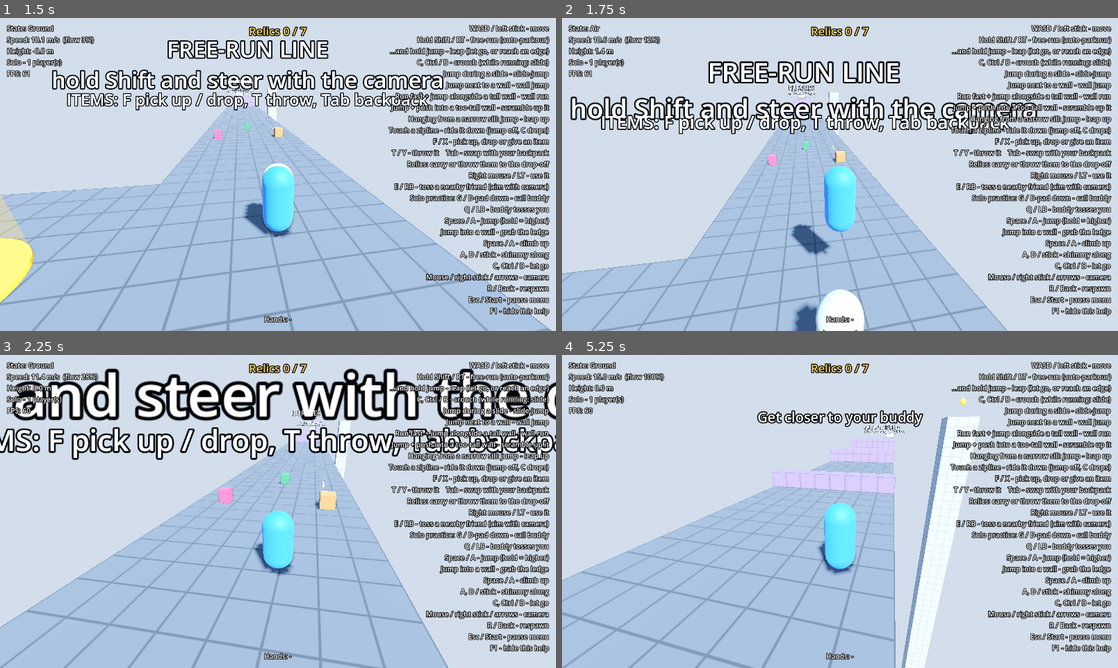
Above: before the commit, frames 1-4 (two rows, left to right).
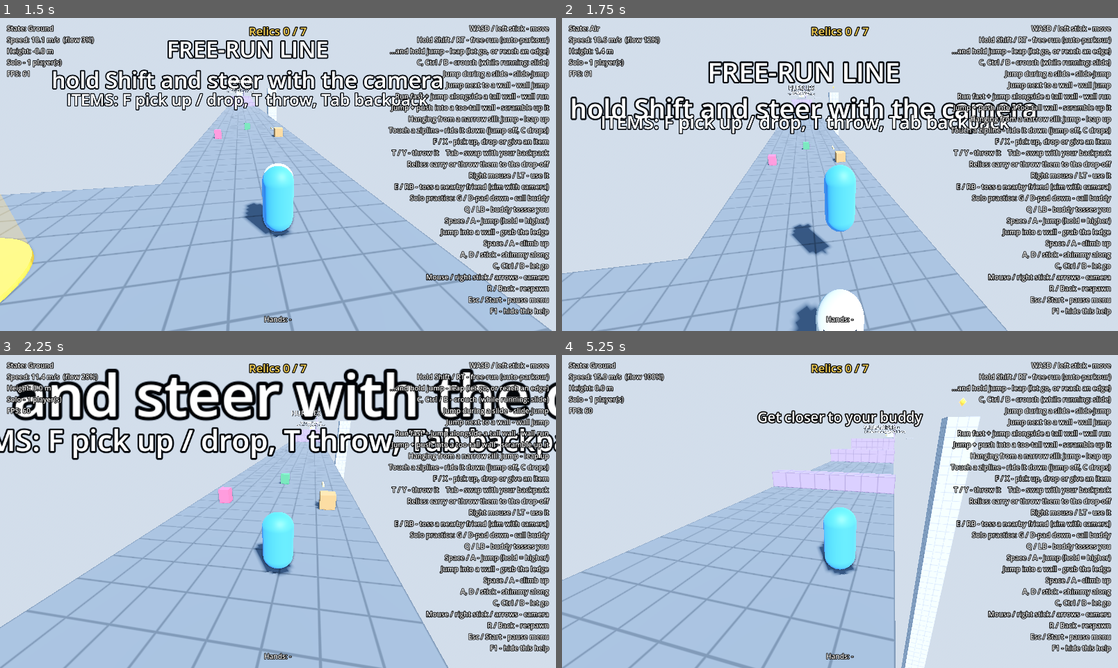
Above: after the commit, the same moments.

Repository: chitown08/ParkourFriends
Game: Godot game, scene res://game/main.tscn
The game is run twice, just before and just after one commit, with the same random seed, the same clock (stepped at 60 frames per second) and the same inputs.
Inputs (mouse positions are in pixels of both pictures, inside the frame that each line leads up to):
- Up to frame 1 (1.5 s): click "Play Solo" at 0.5 s; tap Enter at 1.25 s; move the mouse to (305, 174) at 1.27 s; hold W (move_forward) from 1.28 s (still down); hold G (call_buddy) from 1.28 s (still down)
- Up to frame 2 (1.75 s): keep holding W (move_forward); keep holding G (call_buddy); tap Space (jump) at 1.52 s; tap C (crouch) at 1.55 s
- Up to frame 3 (2.25 s): keep holding W (move_forward); tap Space (jump) at 1.82 s; move the mouse to (250, 511) at 2.02 s; release G (call_buddy) at 2.03 s; tap C (crouch) at 2.1 s
- Up to frame 4 (5.25 s): keep holding W (move_forward); tap Space (jump) at 2.27, 2.57, 3.77, 3.8, 4.07 s; tap Shift (free_run) at 2.3 s; move the mouse to (851, 505) at 2.77 s; hold Shift (free_run) 2.78-3.53 s; right-click (851, 505) at 3.05 s; move the mouse to (834, 517) at 3.52 s; right-click (834, 517) at 3.6 s; move the mouse to (878, 514) at 4.27 s; hold Space (jump) 4.28-5.03 s; tap G (call_buddy) at 4.55 s; move the mouse to (795, 508) at 5.02 s; tap Q (buddy_toss_me) at 5.1 s

Frame 1 is identical in both runs. In frame 2, less than 0.1% of the frame differs, in the area x 43-53%, y 46-68%; in frame 3, less than 0.1%; in frame 4, 0.2%, in the area x 47-53%, y 47-71%.

Commit message:
Feel pass: stand-in poses, sounds and effects
Squash while readying a leap, stretch on jumps, squash and dust on hard
landings, glide tilt and banking with a level wing, bat swing arc with a
hit flash and pop, and code-made placeholder sounds (jump, leap, land,
swing, whack, glide, pick-up, relic, delivered). Friends see it too.

Co-Authored-By: Claude Opus 5.5 <noreply@anthropic.com>

Diff:
--- /dev/null
+++ b/game/effects.gd
@@ -0,0 +1,46 @@
+class_name Effects
+extends RefCounted
+## Placeholder visual effects made from code: little bursts of bits (dust when
+## you land hard or leap, a "pop" when the bat connects).
+##
+##   Effects.burst(self, global_position, Effects.DUST)
+
+
+const DUST := Color(0.8, 0.76, 0.68)
+const POP := Color(1.0, 0.9, 0.35)
+
+
+## A one-off burst of `amount` bits flying out from `position` at about
+## `speed` m/s: upward (dust) or, with `all_ways`, in every direction (a pop).
+static func burst(from: Node, position: Vector3, color: Color, amount := 16, speed := 3.0, all_ways := false) -> void:
+	if not from.is_inside_tree():
+		return
+	var bits := CPUParticles3D.new()
+	var mesh := BoxMesh.new()
+	mesh.size = Vector3.ONE * 0.1
+	var material := StandardMaterial3D.new()
+	material.shading_mode = BaseMaterial3D.SHADING_MODE_UNSHADED
+	material.albedo_color = color
+	mesh.material = material
+	bits.mesh = mesh
+	bits.one_shot = true
+	bits.explosiveness = 1.0
+	bits.amount = amount
+	bits.lifetime = 0.45
+	bits.direction = Vector3.UP
+	bits.spread = 180.0 if all_ways else 80.0
+	bits.initial_velocity_min = speed * 0.5
+	bits.initial_velocity_max = speed
+	bits.gravity = Vector3.DOWN * 6.0
+	bits.damping_min = speed
+	bits.damping_max = speed * 2.0
+	bits.scale_amount_min = 0.6
+	bits.scale_amount_max = 1.4
+	var shrink := Curve.new()
+	shrink.add_point(Vector2(0.0, 1.0))
+	shrink.add_point(Vector2(1.0, 0.0))
+	bits.scale_amount_curve = shrink
+	from.get_viewport().add_child(bits)
+	bits.global_position = position
+	bits.emitting = true
+	from.get_tree().create_timer(bits.lifetime + 0.2).timeout.connect(bits.queue_free)
--- a/game/main.gd
+++ b/game/main.gd
@@ -294,6 +294,7 @@
 	_show_relics()
 	if local_player == null:
 		return
+	Sfx.play_ui(self, &"delivered", -4.0)
 	hud.show_message("Relic delivered! (%d/%d)" % [delivered_relics.size(), _relics().size()])
 
 
--- /dev/null
+++ b/game/sfx.gd
@@ -0,0 +1,140 @@
+class_name Sfx
+extends RefCounted
+## Placeholder sound effects, made from code (beeps, swooshes and thuds), so
+## there are no sound files to manage yet. Each is built the first time it's
+## played. To swap one for a real recording later, load the file in _make().
+##
+##   Sfx.play(self, global_position, &"jump")   # a sound at a spot in the world
+##   Sfx.play_ui(self, &"delivered")            # a sound everyone hears the same
+
+const RATE := 22050 ## Samples per second.
+
+static var _sounds := {}
+
+
+## Plays `sound` at `position` in the world (`from` is any node in that world).
+static func play(from: Node, position: Vector3, sound: StringName, volume_db := 0.0) -> void:
+	var speaker := AudioStreamPlayer3D.new()
+	speaker.stream = _stream(sound)
+	speaker.volume_db = volume_db
+	speaker.unit_size = 8.0 # Loud enough a few buildings away.
+	speaker.pitch_scale = randf_range(0.94, 1.06) # A little variety.
+	_start(from, speaker)
+	speaker.global_position = position
+
+
+## Plays `sound` without a position (menus, team announcements).
+static func play_ui(from: Node, sound: StringName, volume_db := 0.0) -> void:
+	var speaker := AudioStreamPlayer.new()
+	speaker.stream = _stream(sound)
+	speaker.volume_db = volume_db
+	_start(from, speaker)
+
+
+static func _start(from: Node, speaker: Node) -> void:
+	if not from.is_inside_tree():
+		speaker.free()
+		return
+	from.get_viewport().add_child(speaker)
+	speaker.play()
+	var length: float = speaker.stream.get_length()
+	from.get_tree().create_timer(length + 0.2).timeout.connect(speaker.queue_free)
+
+
+static func _stream(sound: StringName) -> AudioStreamWAV:
+	if not _sounds.has(sound):
+		_sounds[sound] = _make(sound)
+	return _sounds[sound]
+
+
+static func _make(sound: StringName) -> AudioStreamWAV:
+	var samples: PackedFloat32Array
+	match sound:
+		&"jump":
+			samples = _sweep(0.12, 280.0, 560.0, 0.4)
+		&"leap":
+			samples = _mix(_sweep(0.25, 180.0, 760.0, 0.4), _noise(0.3, 0.25, 0.35, true))
+		&"land":
+			samples = _mix(_sweep(0.12, 140.0, 45.0, 0.9), _noise(0.08, 0.4, 0.3, false))
+		&"swing":
+			samples = _noise(0.2, 0.15, 0.5, true)
+		&"whack":
+			samples = _mix(_noise(0.1, 0.9, 0.9, false), _sweep(0.16, 240.0, 80.0, 0.9))
+		&"glide":
+			samples = _noise(0.6, 0.08, 0.5, true)
+		&"pickup":
+			samples = _notes([660.0, 990.0], 0.06, 0.35)
+		&"relic":
+			samples = _notes([784.0, 988.0, 1175.0], 0.07, 0.35)
+		&"delivered":
+			samples = _notes([523.0, 659.0, 784.0, 1047.0], 0.1, 0.4)
+		_:
+			push_error("Sfx: no sound called %s" % sound)
+			samples = PackedFloat32Array([0.0])
+	return _to_stream(samples)
+
+
+## A tone gliding from `from_hz` to `to_hz`, fading out.
+static func _sweep(length: float, from_hz: float, to_hz: float, volume: float) -> PackedFloat32Array:
+	var count := int(length * RATE)
+	var samples := PackedFloat32Array()
+	samples.resize(count)
+	var phase := 0.0
+	for i in count:
+		var t := float(i) / count
+		phase += TAU * from_hz * pow(to_hz / from_hz, t) / RATE
+		var envelope := minf(1.0, i / (0.005 * RATE)) * pow(1.0 - t, 2.0)
+		samples[i] = sin(phase) * envelope * volume
+	return samples
+
+
+## A hiss: `brightness` 0..1 (low rumble to sharp crack). A `swell` fades in
+## and out (a whoosh); otherwise it starts loud and dies away (a hit).
+static func _noise(length: float, brightness: float, volume: float, swell: bool) -> PackedFloat32Array:
+	var count := int(length * RATE)
+	var samples := PackedFloat32Array()
+	samples.resize(count)
+	var random := RandomNumberGenerator.new()
+	random.seed = 7
+	var filtered := 0.0
+	for i in count:
+		var t := float(i) / count
+		filtered = lerpf(filtered, random.randf_range(-1.0, 1.0), brightness)
+		var envelope := sin(PI * t) if swell else pow(1.0 - t, 3.0)
+		samples[i] = filtered * envelope * volume / sqrt(brightness)
+	return samples
+
+
+## A little tune: each note in turn, the last one ringing longer.
+static func _notes(notes: Array[float], each: float, volume: float) -> PackedFloat32Array:
+	var samples := PackedFloat32Array()
+	for n in notes.size():
+		var length := each * (3.0 if n == notes.size() - 1 else 1.0)
+		var count := int(length * RATE)
+		for i in count:
+			var t := float(i) / count
+			var time := float(i) / RATE
+			var tone := sin(TAU * notes[n] * time) + 0.3 * sin(TAU * 2.0 * notes[n] * time)
+			samples.append(tone * minf(1.0, i / (0.004 * RATE)) * pow(1.0 - t, 1.5) * volume)
+	return samples
+
+
+static func _mix(a: PackedFloat32Array, b: PackedFloat32Array) -> PackedFloat32Array:
+	var mixed := a.duplicate() if a.size() >= b.size() else b.duplicate()
+	var other := b if a.size() >= b.size() else a
+	for i in other.size():
+		mixed[i] += other[i]
+	return mixed
+
+
+static func _to_stream(samples: PackedFloat32Array) -> AudioStreamWAV:
+	var data := PackedByteArray()
+	data.resize(samples.size() * 2)
+	for i in samples.size():
+		data.encode_s16(i * 2, int(clampf(samples[i], -1.0, 1.0) * 32767.0))
+	var stream := AudioStreamWAV.new()
+	stream.format = AudioStreamWAV.FORMAT_16_BITS
+	stream.mix_rate = RATE
+	stream.stereo = false
+	stream.data = data
+	return stream
--- a/items/abilities/bat_swing.gd
+++ b/items/abilities/bat_swing.gd
@@ -28,10 +28,14 @@
 	var friend := player.find_toss_target(REACH)
 	if friend:
 		player.launch_friend(friend, _launch(forward, LAUNCH_SPEED, LAUNCH_ANGLE))
+		player.show_effect(&"show_swing", [str(friend.name), friend.global_position + Vector3.UP * 1.1])
 		return
 	var target := _item_in_front(player, forward)
 	if target:
 		target.request_hit.rpc_id(1, _launch(forward, ITEM_LAUNCH_SPEED, ITEM_LAUNCH_ANGLE))
+		player.show_effect(&"show_swing", ["item", target.global_position])
+	else:
+		player.show_effect(&"show_swing", ["", Vector3.ZERO])
 
 
 func _launch(forward: Vector3, speed: float, angle: float) -> Vector3:
--- a/items/world_item.gd
+++ b/items/world_item.gd
@@ -280,8 +280,11 @@
 
 # --- Helpers -------------------------------------------------------------------
 
-## Shows/hides the item and turns its physics on or off to match `state`.
+## Shows/hides the item and turns its physics on or off to match `state`
+## (and plays a pick-up sound when someone takes it).
 func _apply_state() -> void:
+	if _applied_state == State.IN_WORLD and state == State.HELD:
+		Sfx.play(self, global_position, &"relic" if is_deliverable() else &"pickup", -6.0)
 	_applied_state = state
 	visible = state == State.IN_WORLD or state == State.HELD
 	var in_world := state == State.IN_WORLD
--- a/player/free_run.gd
+++ b/player/free_run.gd
@@ -126,10 +126,17 @@
 		_ready_time = 0.0
 
 
+## How readied the leap is: 0 (none, or still just a tap) to 1 (a full leap).
+func leap_charge() -> float:
+	if not readying_leap:
+		return 0.0
+	var readied := (_ready_time - LEAP_TAP_TIME) / maxf(player.leap_charge_time - LEAP_TAP_TIME, 0.01)
+	return clampf(readied, 0.0, 1.0)
+
+
 func _take_off() -> void:
+	player.pending_leap = leap_charge()
 	readying_leap = false
-	var readied := (_ready_time - LEAP_TAP_TIME) / maxf(player.leap_charge_time - LEAP_TAP_TIME, 0.01)
-	player.pending_leap = clampf(readied, 0.0, 1.0)
 	_cooldown_timer = 0.0
 	_press_jump()
 	_jump_hold_timer = 1.0 # Keep "holding" jump for the whole leap (no short hop).
--- a/player/player.gd
+++ b/player/player.gd
@@ -64,6 +64,8 @@
 var sync_facing := 0.0
 var sync_state := &"Air"
 var sync_lean := 0.0
+## How readied a free-run leap is, 0..1 (the body squashes down).
+var sync_leap_charge := 0.0
 ## Who has tossed us this air time (see tossed_by).
 var sync_tossed_by := PackedStringArray()
 
@@ -190,8 +192,35 @@
 
 ## True while the body is shrunk down (crouching or sliding).
 var is_crouched := false
-## Sideways body lean in radians (wall running). Reset whenever the state changes.
+## Sideways body lean in radians (wall running, banking a glide). Reset whenever the state changes.
 var lean := 0.0
+
+# --- Looks: squash and stretch, tilts, swings (stand-ins until there are animations).
+## States you're in the air in, and landing states (for the landing thud).
+const AIRBORNE_STATES: Array[StringName] = [&"Air", &"Glide"]
+const LANDED_STATES: Array[StringName] = [&"Ground", &"Crouch", &"Slide"]
+## How far the body squashes down for a fully readied leap (0.25 = a quarter).
+const LEAP_SQUASH := 0.28
+## Landing faster than this (m/s) kicks up dust.
+const DUST_LANDING_SPEED := 20.0
+## How far the body tips forward while gliding (radians).
+const GLIDE_PITCH := deg_to_rad(-35.0) # (Negative tips forward.)
+## A bat swing: how long it takes and the arc it sweeps (radians, around
+## your body; the bat starts out behind your right shoulder).
+const SWING_TIME := 0.22
+const SWING_FROM := deg_to_rad(-120.0)
+const SWING_TO := deg_to_rad(80.0)
+const SWING_PIVOT := Vector3(0.0, 1.1, 0.0)
+
+var _stretch := 0.0 ## Squash (below 0) or stretch (above 0) of the body.
+var _crouch_scale := 1.0
+var _pitch := 0.0
+var _shown_lean := 0.0
+var _shown_state := &""
+var _last_y := 0.0
+var _fall_speed := 0.0
+var _swing_timer := 0.0
+var _flash := 0.0 ## Hit flash brightness, fading to 0.
 ## The wall last jumped or run off. You can't use the same wall again until
 ## you land (so you can't climb a single wall forever). Zero = none.
 var last_wall_normal := Vector3.ZERO
@@ -287,7 +316,8 @@
 	if input.respawn_just_pressed or global_position.y < kill_height:
 		respawn()
 
-	_pose_visual(is_crouched, lean, delta)
+	sync_leap_charge = _free_run.leap_charge()
+	_pose_visual(state.name, is_crouched, lean, sync_leap_charge, delta)
 	sync_position = global_position
 	sync_facing = _visual.rotation.y
 	sync_state = state.name
@@ -304,16 +334,101 @@
 		var weight := 1.0 - exp(-puppet_smoothing * delta)
 		global_position = global_position.lerp(sync_position, weight)
 	_visual.rotation.y = lerp_angle(_visual.rotation.y, sync_facing, 1.0 - exp(-puppet_smoothing * delta))
-	_pose_visual(sync_state in CROUCHED_STATES, sync_lean, delta)
-
-
-## Squashes the body model down while crouched and leans it sideways while
-## wall running (stand-ins until there are animations).
-func _pose_visual(crouched: bool, lean_angle: float, delta: float) -> void:
+	_pose_visual(sync_state, sync_state in CROUCHED_STATES, sync_lean, sync_leap_charge, delta)
+
+
+## Poses the body model (stand-ins until there are animations): squashed down
+## while crouched or readying a leap, stretched by a jump, squashed by a
+## landing, leaning sideways on a wall run or a glide's turns, tipped forward
+## while gliding. Runs on everyone's computer, from what they know of us.
+func _pose_visual(shown_state: StringName, crouched: bool, lean_angle: float, leap_charge: float, delta: float) -> void:
+	_watch_for_landing(shown_state, delta)
+	_swing_timer -= delta
+	_flash = move_toward(_flash, 0.0, 4.0 * delta)
+	var material := _body_mesh.material_override as StandardMaterial3D
+	material.emission_enabled = _flash > 0.0
+	material.emission = Color.WHITE
+	material.emission_energy_multiplier = _flash * 2.0
+
 	var weight := 1.0 - exp(-20.0 * delta)
-	var target_scale := crouch_height / stand_height if crouched else 1.0
-	_visual.scale.y = lerpf(_visual.scale.y, target_scale, weight)
-	_visual.rotation.z = lerp_angle(_visual.rotation.z, lean_angle, weight)
+	_crouch_scale = lerpf(_crouch_scale, crouch_height / stand_height if crouched else 1.0, weight)
+	_stretch = lerpf(_stretch, -LEAP_SQUASH * leap_charge, 1.0 - exp(-10.0 * delta))
+	_pitch = lerpf(_pitch, GLIDE_PITCH if shown_state == &"Glide" else 0.0, 1.0 - exp(-8.0 * delta))
+	_shown_lean = lerp_angle(_shown_lean, lean_angle, weight)
+
+	# Squash and stretch keep the body's volume: shorter means wider.
+	var wide := 1.0 / sqrt(1.0 + _stretch)
+	var size := Vector3(wide, _crouch_scale * (1.0 + _stretch), wide)
+	var yaw := _visual.rotation.y
+	var tilted := Basis.from_euler(Vector3(_pitch, yaw, _shown_lean))
+	var upright := Basis.from_euler(Vector3(0.0, yaw, _shown_lean))
+	# Tip forward around the middle of the body (not the feet).
+	var middle := Vector3(0.0, 0.5 * stand_height * size.y, 0.0)
+	_visual.transform = Transform3D(tilted * Basis.from_scale(size), upright * middle - tilted * middle)
+
+
+## Squash and thud when landing (from a fall or a jump).
+func _watch_for_landing(shown_state: StringName, delta: float) -> void:
+	var rising_speed := (global_position.y - _last_y) / maxf(delta, 0.001)
+	_last_y = global_position.y
+	if shown_state != _shown_state:
+		if _shown_state in AIRBORNE_STATES and shown_state in LANDED_STATES:
+			_landed(_fall_speed)
+		elif shown_state == &"Glide":
+			Sfx.play(self, global_position, &"glide", -6.0)
+		_shown_state = shown_state
+	if shown_state in AIRBORNE_STATES:
+		_fall_speed = -rising_speed
+
+
+func _landed(speed: float) -> void:
+	if speed < 2.0:
+		return
+	_stretch = -clampf(speed / 50.0, 0.06, 0.35)
+	Sfx.play(self, global_position, &"land", linear_to_db(clampf(speed / 25.0, 0.2, 1.0)) - 4.0)
+	if speed > DUST_LANDING_SPEED:
+		Effects.burst(self, global_position, Effects.DUST, 14, 4.0)
+
+
+## Plays a jump on everyone's screen: a stretch and a sound, and for a free-run
+## leap (`leap` 0..1) a bigger whoosh and a puff of dust.
+@rpc("authority", "call_local", "unreliable")
+func show_jump(leap: float) -> void:
+	_stretch = 0.12 + 0.18 * leap
+	if leap > 0.0:
+		Sfx.play(self, global_position, &"leap", -6.0 + 4.0 * leap)
+		Effects.burst(self, global_position, Effects.DUST, 10 + int(10 * leap), 3.0 + 3.0 * leap)
+	else:
+		Sfx.play(self, global_position, &"jump", -10.0)
+
+
+## Plays a bat swing on everyone's screen, and what it hit: `hit` is the
+## friend's node name, "item", or "" for a miss; `at` is where it connected.
+@rpc("authority", "call_local", "unreliable")
+func show_swing(hit: String, at: Vector3) -> void:
+	_swing_timer = SWING_TIME
+	if hit.is_empty():
+		Sfx.play(self, global_position + Vector3.UP, &"swing", -4.0)
+		return
+	Sfx.play(self, at, &"whack")
+	Effects.burst(self, at, Effects.POP, 18, 7.0, true)
+	var friend := get_parent().get_node_or_null(hit) as Player
+	if friend:
+		friend.flash()
+
+
+## Flashes the body white for a moment (just got hit).
+func flash() -> void:
+	_flash = 1.0
+
+
+## Calls an effect (show_jump, show_swing) on everyone's computer. (The practice
+## buddy only exists on this computer, so its effects stay here.)
+func show_effect(effect: StringName, args: Array) -> void:
+	if is_bot:
+		callv(effect, args)
+	else:
+		callv(&"rpc", [effect] + args)
 
 
 ## Switches to the state (child of the States node) with this name.
@@ -350,11 +465,20 @@
 
 ## Where an item you're holding sits: in front of your chest (hands; bulky
 ## items like the glider are held overhead), sticking out of your backpack
-## (back), or the backpack itself. Follows the way your body faces.
+## (back), or the backpack itself. Follows the way your body faces and tilts.
 func item_anchor(slot: int, overhead := false) -> Transform3D:
-	var body := Transform3D(_visual.global_basis.orthonormalized(), global_position)
+	var body := _visual.global_transform.orthonormalized()
 	var offset: Vector3 = OVERHEAD_OFFSET if overhead and slot == 0 else ITEM_OFFSETS[slot]
-	return body * Transform3D(Basis.IDENTITY, offset)
+	if slot == 0 and not overhead and _swing_timer > 0.0:
+		# Mid-swing: the item sweeps round in an arc, fast at first.
+		var swung := ease(1.0 - _swing_timer / SWING_TIME, 0.4)
+		var arc := Basis(Vector3.UP, lerpf(SWING_FROM, SWING_TO, swung))
+		return body * Transform3D(arc, SWING_PIVOT) * Transform3D(Basis.IDENTITY, offset - SWING_PIVOT)
+	var anchor := body * Transform3D(Basis.IDENTITY, offset)
+	if overhead and slot == 0:
+		# Keep a wing fairly level when you tip forward to glide (but bank with you).
+		anchor.basis = Basis.from_euler(Vector3(_pitch * 0.3, _visual.rotation.y, _shown_lean))
+	return anchor
 
 
 ## The flat direction your body is facing.
@@ -554,6 +678,7 @@
 		if forward == Vector3.ZERO:
 			forward = facing_direction()
 		velocity += forward * leap_boost * pending_leap
+	show_effect(&"show_jump", [pending_leap])
 	pending_leap = 0.0
 
 
--- a/player/player.tscn
+++ b/player/player.tscn
@@ -53,6 +53,9 @@
 properties/4/path = NodePath(".:sync_tossed_by")
 properties/4/spawn = false
 properties/4/replication_mode = 2
+properties/5/path = NodePath(".:sync_leap_charge")
+properties/5/spawn = false
+properties/5/replication_mode = 1
 
 [sub_resource type="SceneReplicationConfig" id="SceneReplicationConfig_host"]
 properties/0/path = NodePath(".:color_index")
--- a/player/states/glide.gd
+++ b/player/states/glide.gd
@@ -6,6 +6,8 @@
 
 const SPEED_CHANGE := 4.0 ## How quickly you ease to cruising speed (m/s per second).
 const FLARE := 30.0 ## How quickly a fall slows to the sink speed (m/s per second).
+## How far you bank into a turn (radians), like a bird.
+const BANK := deg_to_rad(25.0)
 
 var _item: WorldItem
 var _speed := 0.0 ## Cruising speed (m/s).
@@ -29,9 +31,11 @@
 	var heading := horizontal.normalized() if horizontal.length() > 0.1 else player.facing_direction()
 	# Turn slowly toward where you're steering.
 	var wish := input.move_direction
+	var angle := 0.0
 	if wish.length() > 0.3:
-		var angle := heading.signed_angle_to(wish.normalized(), Vector3.UP)
+		angle = heading.signed_angle_to(wish.normalized(), Vector3.UP)
 		heading = heading.rotated(Vector3.UP, clampf(angle, -_turn_rate * delta, _turn_rate * delta))
+	player.lean = BANK * clampf(angle / deg_to_rad(45.0), -1.0, 1.0)
 	# Ease toward cruising speed; faster entries (a throw, a dive) bleed off gently.
 	var speed := move_toward(horizontal.length(), _speed, SPEED_CHANGE * delta)
 	player.velocity.x = heading.x * speed
--- /dev/null
+++ b/tests/test_looks.gd
@@ -0,0 +1,78 @@
+extends GameTest
+## The stand-in animations and sounds (see Player._pose_visual, game/sfx.gd),
+## on the Free-Run Line with the superhuman profile.
+
+var visual: Node3D
+
+
+func before_each() -> void:
+	main = MAIN_SCENE.instantiate()
+	add_child(main)
+	main.start_solo("free_run_line")
+	await ticks(5)
+	player = main.get_node_or_null("Players/1")
+	expect(player != null, "the game should have created a player")
+	if player:
+		player.set_profile(SUPERHUMAN)
+		visual = player.get_node("Visual")
+
+
+func test_readying_a_leap_squashes_you_down() -> void:
+	await place(Vector3(0, 0.05, 0), FACE_NORTH)
+	Input.action_press(&"free_run")
+	Input.action_press(&"jump")
+	await ticks(3)
+	expect(visual.scale.y > 0.95, "a tap's worth of holding shouldn't squash yet, scale %.2f" % visual.scale.y)
+	await ticks(20)
+	expect(visual.scale.y < 0.8, "a readied leap should squash you down, scale %.2f" % visual.scale.y)
+	expect_near(player.sync_leap_charge, 1.0, 0.01, "others are told the leap is fully readied")
+	Input.action_release(&"jump")
+	await ticks(4)
+	expect(visual.scale.y > 1.05, "the leap should stretch you up, scale %.2f" % visual.scale.y)
+	release_all()
+
+
+func test_gliding_tips_you_forward_and_banks_into_turns() -> void:
+	var glider: WorldItem = main.level.get_node("Items/Glider")
+	glider.host_give_to(player)
+	await place(Vector3(0, 1.05, -545), yaw_for(Vector3.RIGHT))
+	Input.action_press(&"move_forward")
+	Input.action_press(&"use_item")
+	for i in 60:
+		await ticks(1)
+		if player.global_position.x > 3.0:
+			break
+	await tap(&"jump")
+	await ticks(60)
+	expect_state(&"Glide")
+	expect(visual.rotation.x < -0.4, "should tip forward (head ahead of feet), pitch %.2f" % visual.rotation.x)
+	Input.action_press(&"move_left")
+	await ticks(20)
+	expect(visual.rotation.z > 0.2, "turning left should bank left, roll %.2f" % visual.rotation.z)
+	var wing := glider.global_basis.get_euler()
+	expect(absf(wing.x) < 0.3, "the glider should stay fairly level, pitch %.2f" % wing.x)
+	release_all()
+
+
+func test_a_bat_swing_sweeps_the_bat_and_flashes_who_it_hits() -> void:
+	var bat: WorldItem = main.level.get_node("Items/Bat")
+	bat.host_give_to(player)
+	await place(Vector3(0, 0.05, 0), FACE_NORTH)
+	await press_event(&"call_buddy")
+	var resting := bat.global_position - player.global_position
+	await tap(&"use_item")
+	await ticks(1)
+	var swinging := bat.global_position - player.global_position
+	expect(swinging.distance_to(resting) > 0.3, "the bat should swing round, moved %.2f m" % swinging.distance_to(resting))
+	var buddy_body := main.buddy.get_node("Visual/Body") as MeshInstance3D
+	var material := buddy_body.material_override as StandardMaterial3D
+	expect(material.emission_enabled, "the buddy should flash when hit")
+	await ticks(30)
+	expect((bat.global_position - player.global_position).distance_to(resting) < 0.05, "and come back to rest")
+	expect(not material.emission_enabled, "and the flash fades")
+
+
+func test_every_sound_can_be_made() -> void:
+	for sound: StringName in [&"jump", &"leap", &"land", &"swing", &"whack", &"glide", &"pickup", &"relic", &"delivered"]:
+		var stream: AudioStreamWAV = Sfx._stream(sound)
+		expect(stream.get_length() > 0.05, "%s should be a real sound, %.2f s" % [sound, stream.get_length()])
--- a/tests/test_multiplayer.gd
+++ b/tests/test_multiplayer.gd
@@ -106,3 +106,18 @@
 			break
 	expect(client_main.menu.visible, "client should be back at the main menu")
 	expect(_player_count(client_main) == 0, "client's characters should be removed")
+
+
+func test_a_readied_leap_shows_up_on_the_other_screen() -> void:
+	host_main.local_player.set_controls_enabled(false)
+	var client_id: int = client_main.multiplayer.get_unique_id()
+	var puppet_visual: Node3D = _find(host_main, client_id).get_node("Visual")
+	Input.action_press(&"free_run")
+	await ticks(5)
+	Input.action_press(&"jump")
+	var lowest := 1.0
+	for i in 25:
+		await ticks(1)
+		lowest = minf(lowest, puppet_visual.scale.y)
+	release_all()
+	expect(lowest < 0.85, "host should see the client squash down to leap, lowest scale %.2f" % lowest)
Not shown, added: game/effects.gd.uid
Not shown, added: game/sfx.gd.uid
Not shown, added: tests/test_looks.gd.uid
Not shown, changed: docs/DESIGN.md
